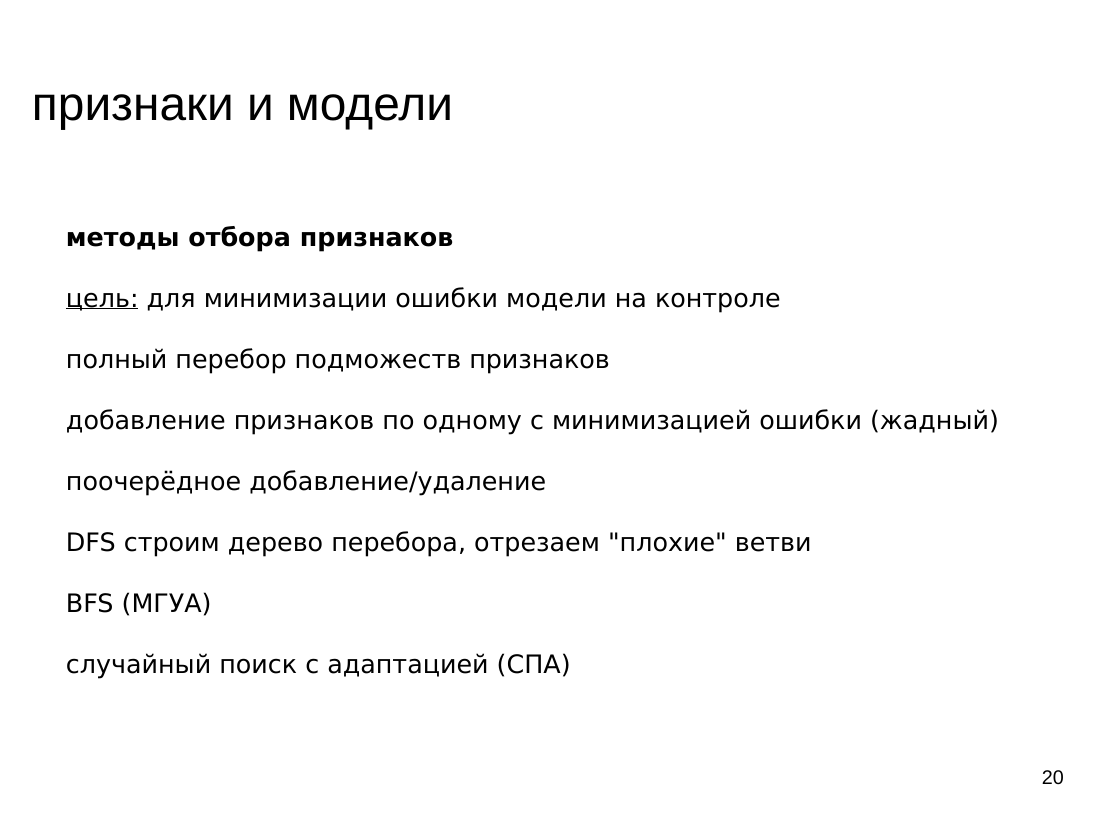
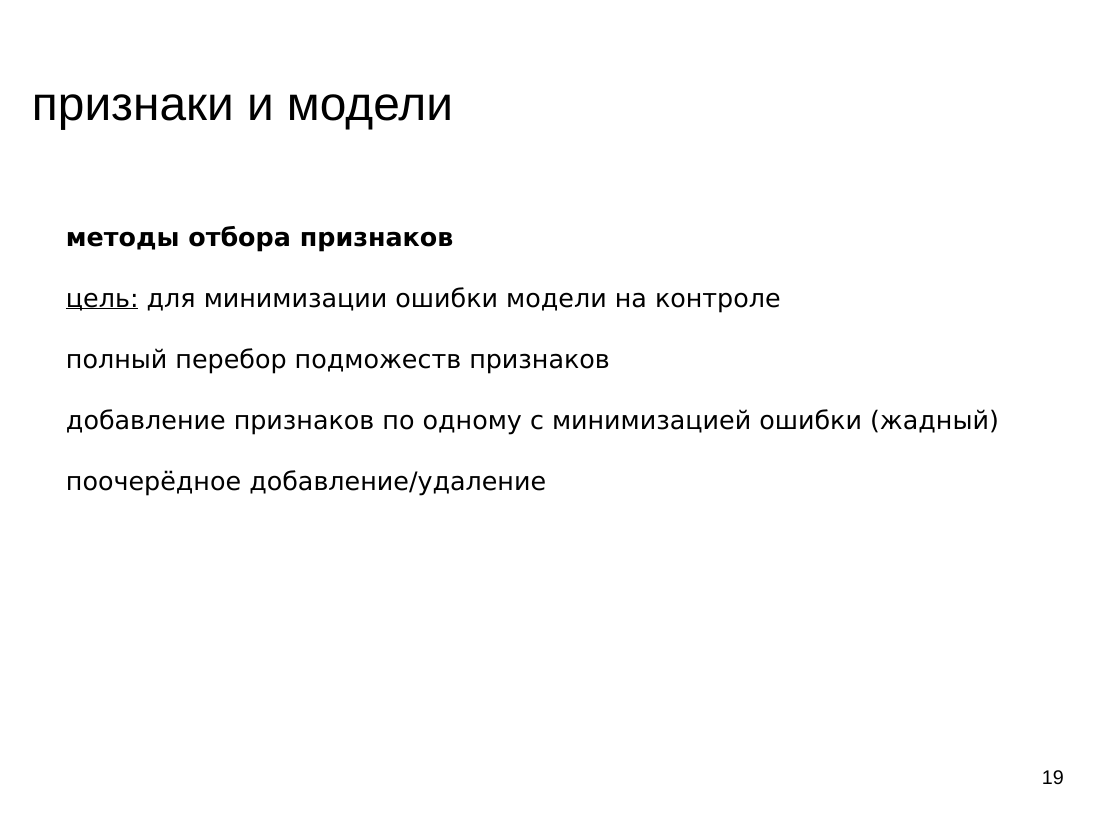
Before and after one commit to mechanoid5/ml_lectorium_legacy, a slide deck: slide 19 of 12-fetch-anomal.odp (slide 20 before the commit). Drawn at 1120x840 pixels with LibreOffice and Linux fonts; fonts in the diff are those of the drawing; background and template pictures are left out. Boxes give left, top, right and bottom in pixels: in the first picture for what was removed or moved away, otherwise in the second. Text is boxed around its words. In the diff, an @@ line names an element or a change of style, - is before the commit and + after.

```diff
--- a/12-fetch-anomal.odp
+++ b/12-fetch-anomal.odp
@@ text at [66, 531, 812, 679]: paragraphs removed @@
-DFS строим дерево перебора, отрезаем "плохие" ветви
-BFS (МГУА)
-случайный поиск с адаптацией (СПА)
@@ page number at [1042, 770, 1064, 784]: text changed @@
-20
+19
```
Also in this commit, not shown: 3 other slides changed, 4 slides added, 1 slide removed.
